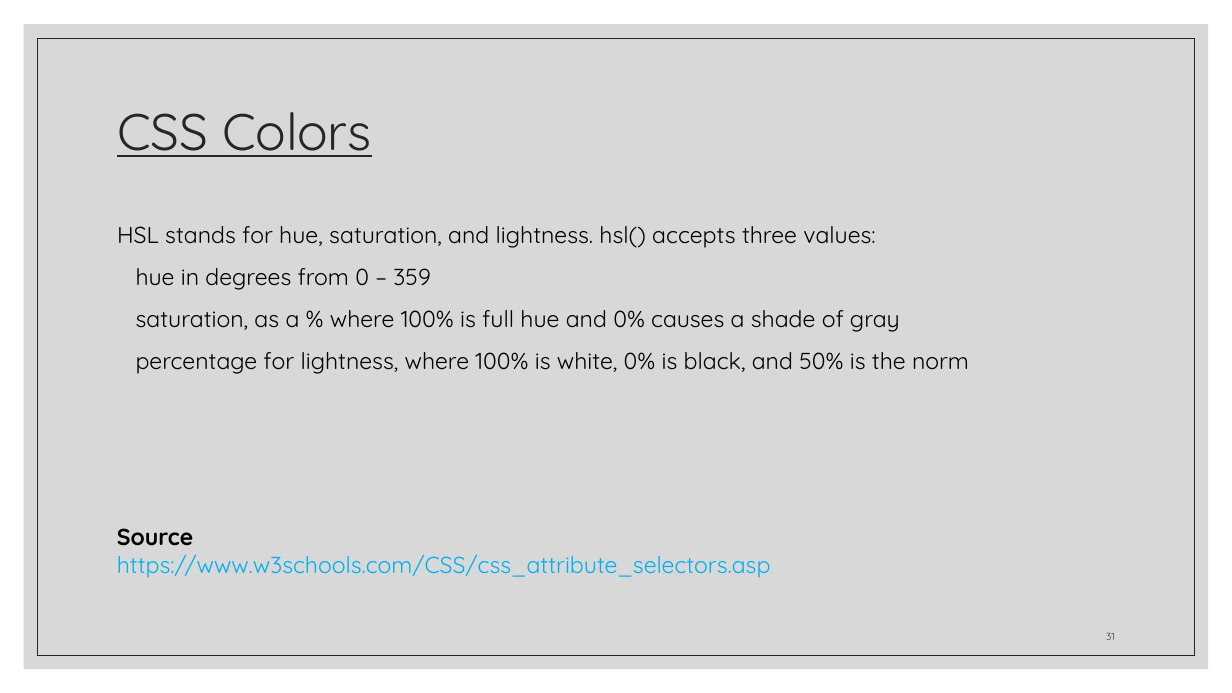
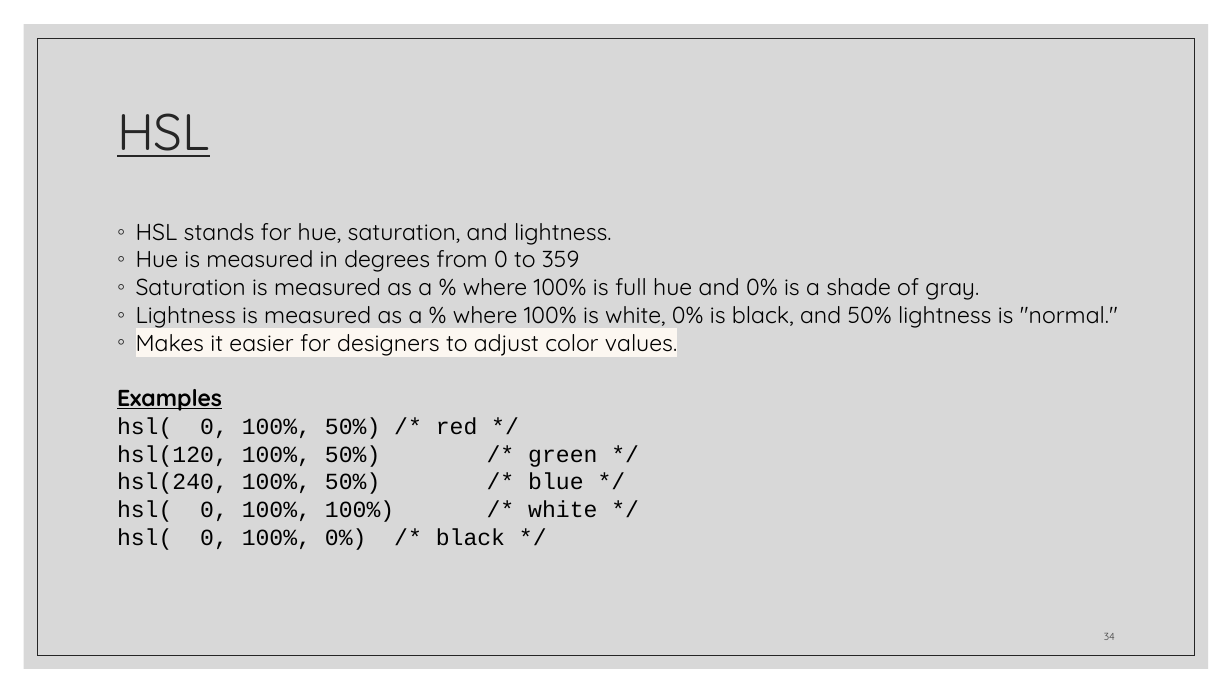
Before and after one commit to zackstotts/base-node-curriculum, a slide deck: slide 34 of unit_00/html_review/03 CSS.pptx (slide 31 before the commit). Drawn at 1232x693 pixels with LibreOffice and Linux fonts; fonts in the diff are those of the drawing. Boxes give left, top, right and bottom in pixels: in the first picture for what was removed or moved away, otherwise in the second. Text is boxed around its words. In the diff, an @@ line names an element or a change of style, - is before the commit and + after.

Commit message:
Updating CSS slides

```diff
--- a/unit_00/html_review/03 CSS.pptx
+++ b/unit_00/html_review/03 CSS.pptx
@@ title at <box>117,113,210,157</box>: text changed @@
-CSS Colors
+HSL
@@ text at <box>117,223,1118,550</box>: text changed @@
-HSL stands for hue, saturation, and lightness. hsl() accepts three values:
-hue in degrees from 0 – 359
-saturation, as a % where 100% is full hue and 0% causes a shade of gray
-percentage for lightness, where 100% is white, 0% is black, and 50% is the norm
+◦ HSL stands for hue, saturation, and lightness.
+◦ Hue is measured in degrees from 0 to 359
+◦ Saturation is measured as a % where 100% is full hue and 0% is a shade of gray.
+◦ Lightness is measured as a % where 100% is white, 0% is black, and 50% lightness is "normal."
+◦ Makes it easier for designers to adjust color values.
+Examples
+hsl( 0, 100%, 50%) /* red */
+hsl(120, 100%, 50%) /* green */
+hsl(240, 100%, 50%) /* blue */
+hsl( 0, 100%, 100%) /* white */
+hsl( 0, 100%, 0%) /* black */
@@ text removed at <box>117,528,771,578</box> @@
-Source
-https://www.w3schools.com/CSS/css_attribute_selectors.asp
@@ page number at <box>1104,633,1115,640</box>: text changed @@
-31
+34
```
Also in this commit, not shown: 9 other slides changed, 20 slides added, 13 slides removed.
